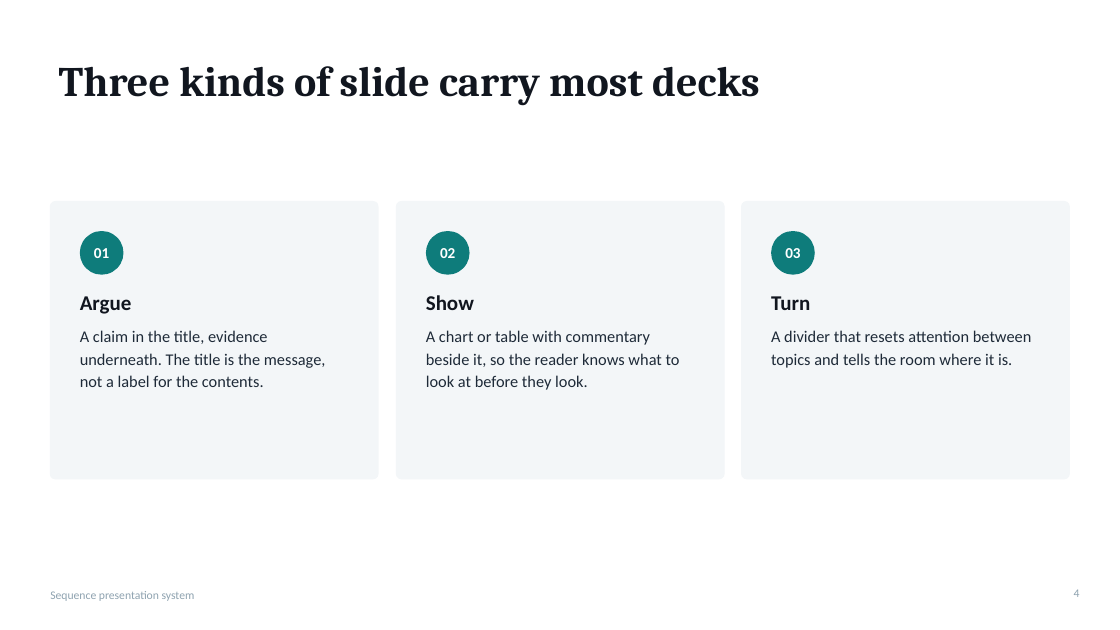
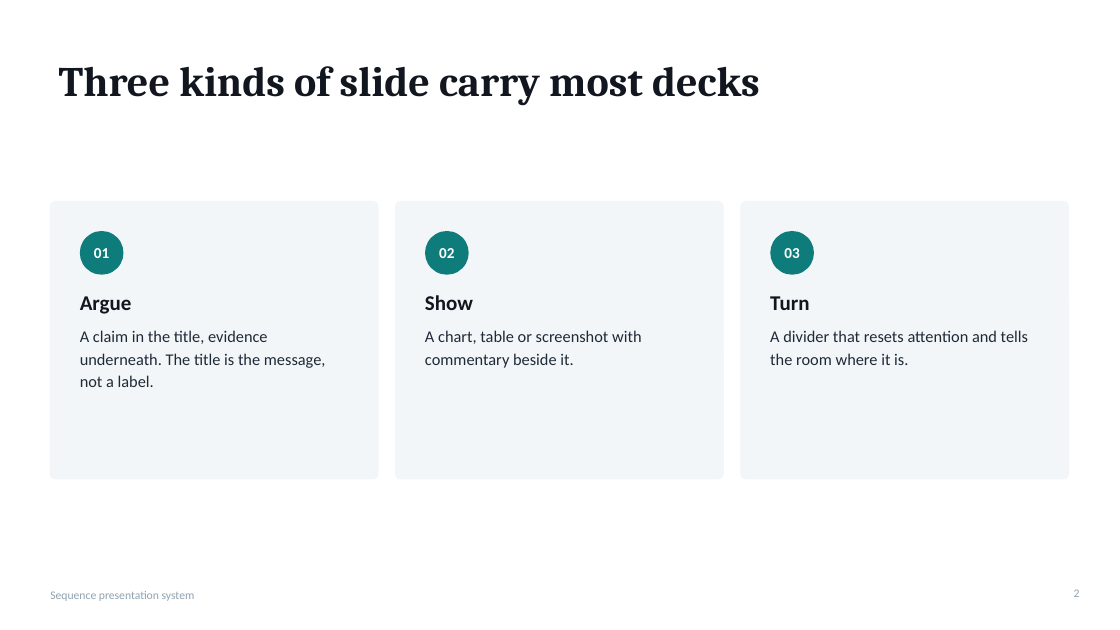
Before and after one commit to Addy2055/sequence-deck-template, a slide deck: slide 2 of Sequence-template.potx (slide 4 before the commit). Drawn at 1120x630 pixels with LibreOffice and Linux fonts; fonts in the diff are those of the drawing. Boxes give left, top, right and bottom in pixels: in the first picture for what was removed or moved away, otherwise in the second. Text is boxed around its words. In the diff, an @@ line names an element or a change of style, - is before the commit and + after.

```diff
--- a/Sequence-template.potx
+++ b/Sequence-template.potx
@@ text at (x1=80, y1=330, x2=326, y2=387): text changed @@
-A claim in the title, evidence underneath. The title is the message, not a label for the contents.
+A claim in the title, evidence underneath. The title is the message, not a label.
@@ text at (x1=425, y1=330, x2=641, y2=368): text changed @@
-A chart or table with commentary beside it, so the reader knows what to look at before they look.
+A chart, table or screenshot with commentary beside it.
@@ text at (x1=770, y1=330, x2=1028, y2=365): text changed @@
-A divider that resets attention between topics and tells the room where it is.
+A divider that resets attention and tells the room where it is.
@@ page number at (x1=1074, y1=589, x2=1080, y2=597): text changed @@
-4
+2
```
Also in this commit, not shown: 3 other slides changed, 1 slide added, 6 slides removed, 10 other files.
